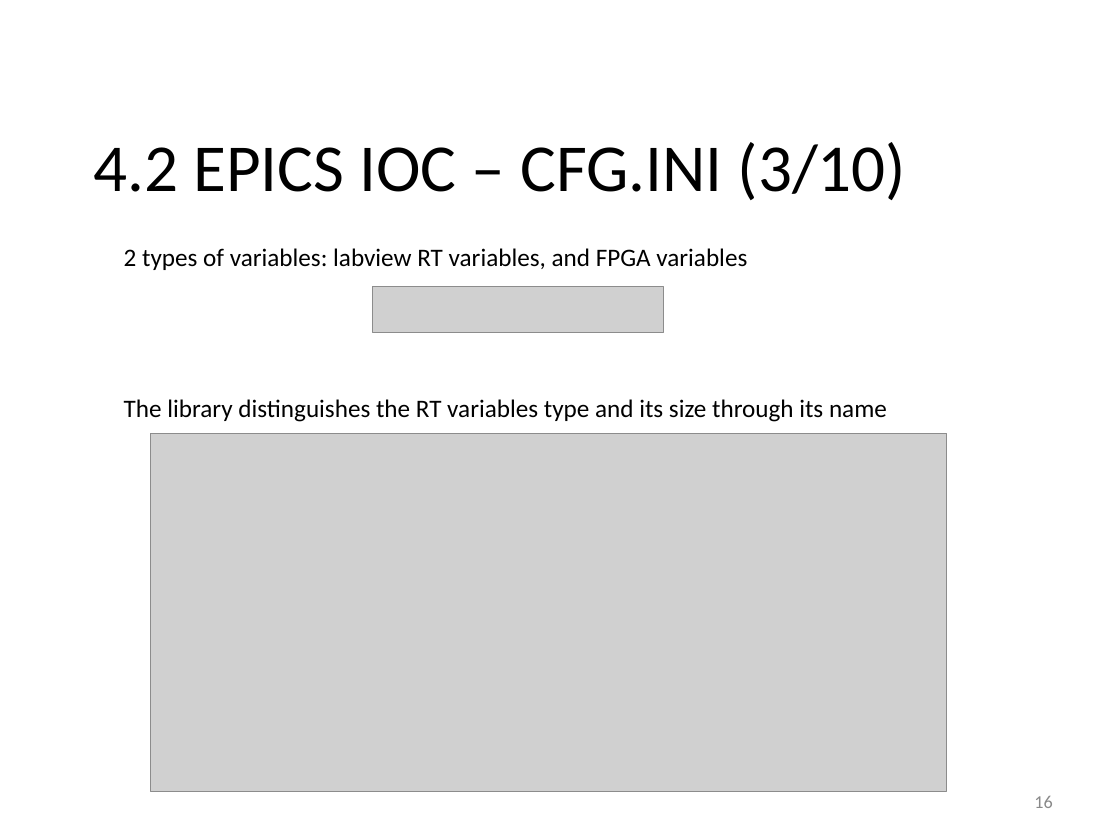
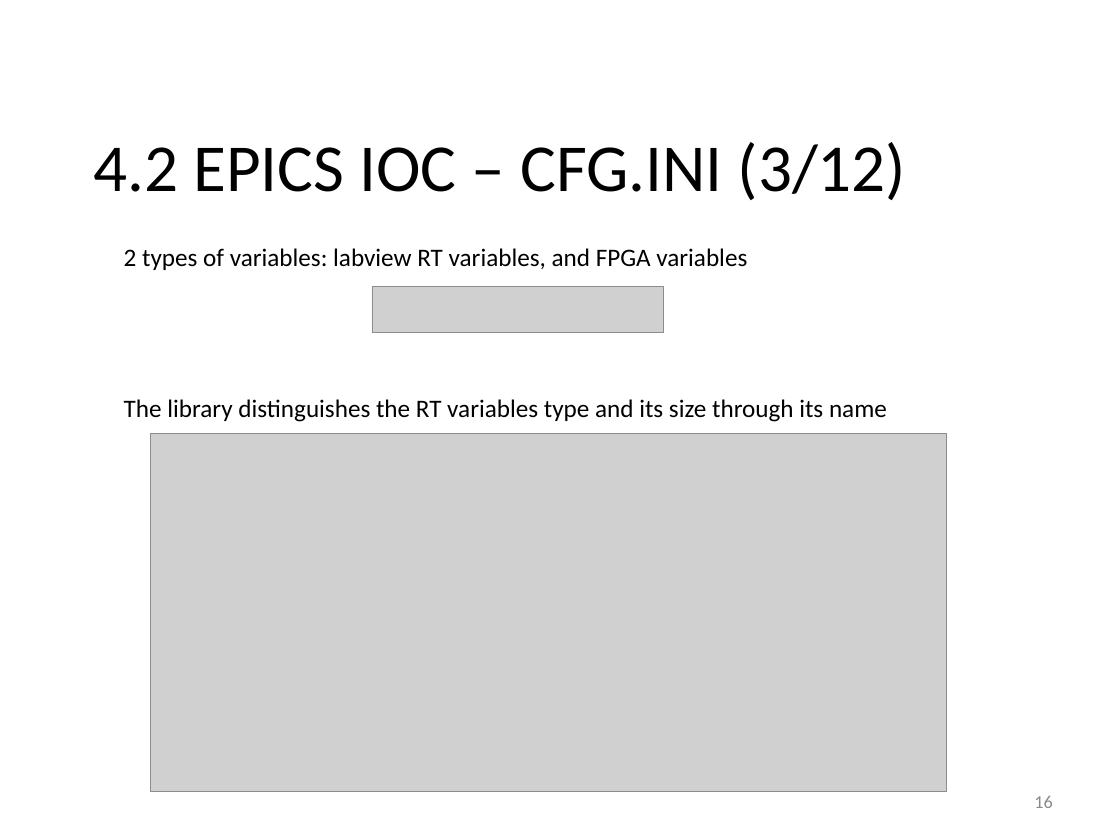
Before and after one commit to lnls-sol/project-nheengatu, a slide deck: slide 16 of docs/CRIO-EPICs-integration.odp. Drawn at 1120x840 pixels with LibreOffice and Linux fonts; fonts in the diff are those of the drawing; grey boxes stand for pictures; background and template pictures are left out. Boxes give left, top, right and bottom in pixels: in the first picture for what was removed or moved away, otherwise in the second. Text is boxed around its words. In the diff, an @@ line names an element or a change of style, - is before the commit and + after.

```diff
--- a/docs/CRIO-EPICs-integration.odp
+++ b/docs/CRIO-EPICs-integration.odp
@@ text at (93,142,907,200): text changed @@
-4.2 EPICS IOC – CFG.INI (3/10)
+4.2 EPICS IOC – CFG.INI (3/12)
```
Also in this commit, not shown: 14 other slides changed, 5 slides added, 1 slide removed, 1 other file.
